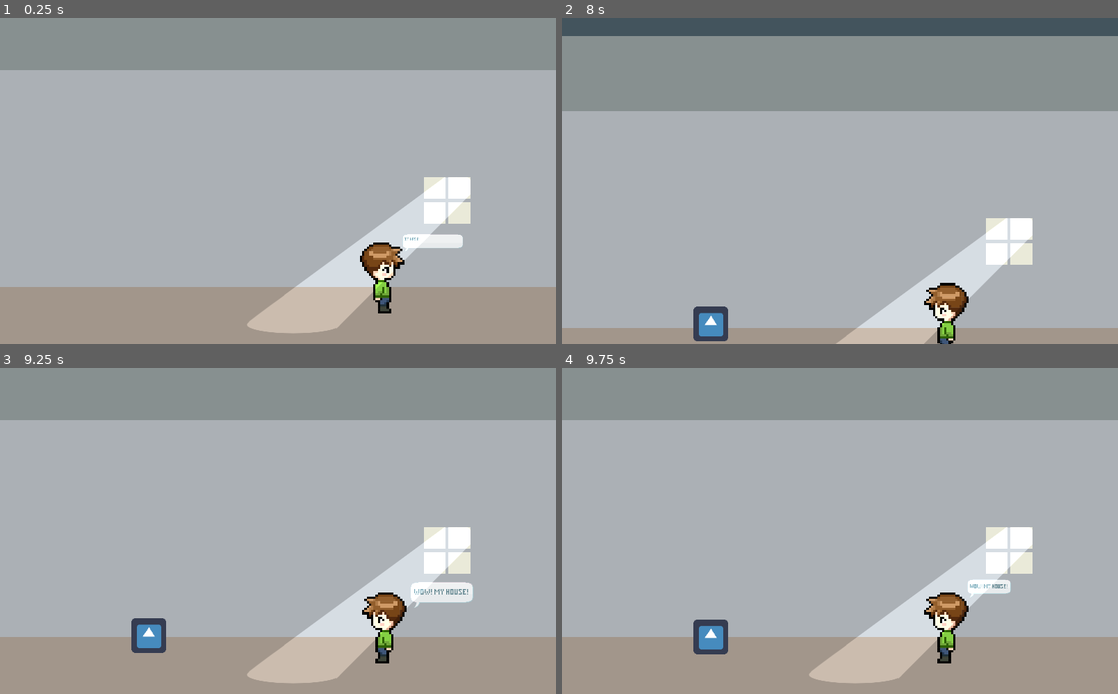
Above: before the commit, frames 1-4 (two rows, left to right).
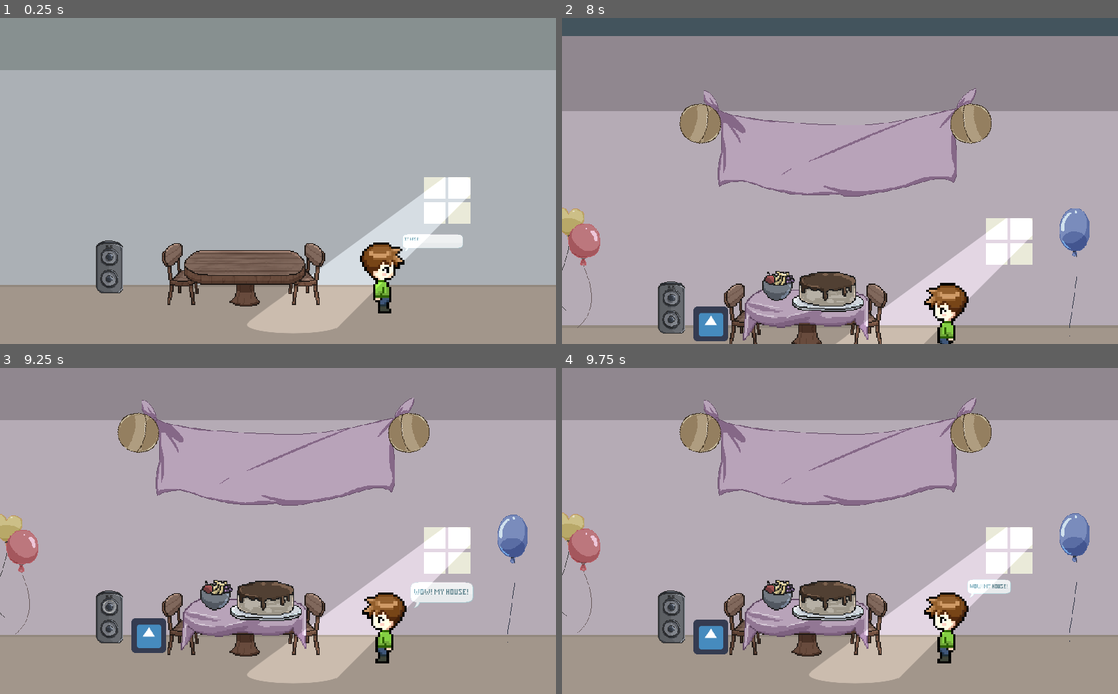
Above: after the commit, the same moments.

Repository: zeskysee/we-missed-party
Game: Godot game, scene res://party_house.tscn
The game is run twice, just before and just after one commit, with the same random seed, the same clock (stepped at 60 frames per second) and the same inputs. The engine's default icon, where the game draws it, is replaced by a stand-in: a white triangle on a blue panel in a dark square.
Inputs:
- Up to frame 1 (0.25 s): no input
- Up to frame 2 (8 s): tap Enter (ui_accept) at 0.5, 3.5, 6.5 s; hold Space (interact) 0.53-1.28 s; hold D (move_right) 0.53-2.03 s; tap W (jump) at 0.77, 1.52, 3.02, 3.77, 4.52, 6.02, 6.77, 7.52 s; tap Space (interact) every 1.5 s from 1.35 to 7.35 s; hold A (move_left) 2.03-2.78 s; hold Space (interact) 2.03-2.78 s; hold D (move_right) 2.78-4.28 s; hold Space (interact) 3.53-4.28 s; hold A (move_left) 4.28-5.03 s; hold D (move_right) 5.03-5.78 s; hold Space (interact) 5.03-5.78 s; hold A (move_left) 5.78-7.28 s; hold Space (interact) 6.53-7.28 s; hold D (move_right) from 7.28 s (still down)
- Up to frame 3 (9.25 s): keep holding D (move_right); hold Space (interact) 8.03-8.78 s; tap Space (interact) at 8.85 s; tap W (jump) at 9.02 s
- Up to frame 4 (9.75 s): release D (move_right) at 9.53 s; hold A (move_left) from 9.53 s (still down); hold Space (interact) from 9.53 s (still down)

The runs differ from the first frame. In frame 1, 4.7% of the frame differs, in the area x 0-100%, y 68-89%; in frame 2, 9.0%, in the area x 0-100%, y 21-100%; in frame 3, 8.9%; in frame 4, 8.9%.

Commit message:
Add party props

Diff:
--- a/party_house.gd
+++ b/party_house.gd
@@ -8,6 +8,15 @@
 onready var first_speech = $FirstSpeech
 onready var second_speech = $SecondSpeech
 onready var third_speech = $ThirdSpeech
+
+# Party props.
+onready var props = $Furniture/PartyProps
+onready var banner_label = $Furniture/PartyProps/Banner/Label
+onready var cake = $Furniture/PartyProps/CakePlate/Cake
+onready var cake_cut = $Furniture/PartyProps/CakePlate/CakeCut
+onready var popper_one = $Furniture/PartyProps/PartyPopper/AnimationPlayer
+onready var popper_two = $Furniture/PartyProps/PartyPopper2/AnimationPlayer
+onready var speaker_player = $Furniture/Speaker/SpeakerPlayer
 
 
 # Monster appears after first speech.
@@ -35,10 +44,21 @@
 
 func _on_house_animation_finished(_anim_name):
 	camera_player.play("pan_camera_back")
+	props.visible = true
+	speaker_player.play("play_music")
+	# TODO: Play music.
 
 
-func set_ending_text(_text):
-	pass
+func pop():
+	popper_one.play("pop")
+	popper_two.play("pop")
+	cake.visible = false
+	cake_cut.visible = true
+	banner_label.visible = true
+
+
+func set_ending_text(text):
+	banner_label.text = text
 
 
 func start_transition():
--- a/party_house.tscn
+++ b/party_house.tscn
@@ -9,6 +9,20 @@
 [ext_resource path="res://sounds/cut.ogg" type="AudioStream" id=7]
 [ext_resource path="res://sounds/coin.ogg" type="AudioStream" id=8]
 [ext_resource path="res://sprites/player_stand.png" type="Texture" id=9]
+[ext_resource path="res://sprites/chair.png" type="Texture" id=10]
+[ext_resource path="res://sprites/table.png" type="Texture" id=11]
+[ext_resource path="res://sprites/table_cloth.png" type="Texture" id=12]
+[ext_resource path="res://sprites/banner.png" type="Texture" id=13]
+[ext_resource path="res://sprites/fruit_bowl.png" type="Texture" id=14]
+[ext_resource path="res://sprites/speaker.png" type="Texture" id=15]
+[ext_resource path="res://sprites/cake.png" type="Texture" id=16]
+[ext_resource path="res://sprites/cake_cut.png" type="Texture" id=17]
+[ext_resource path="res://sprites/cake_plate.png" type="Texture" id=18]
+[ext_resource path="res://fonts/minimal_3x5.ttf" type="DynamicFontData" id=19]
+[ext_resource path="res://sprites/balloon_red.png" type="Texture" id=20]
+[ext_resource path="res://sprites/balloon_blue.png" type="Texture" id=21]
+[ext_resource path="res://sprites/balloon_yellow.png" type="Texture" id=22]
+[ext_resource path="res://party_popper.tscn" type="PackedScene" id=23]
 
 [sub_resource type="Gradient" id=1]
 colors = PoolColorArray( 0.164706, 0.631373, 0.447059, 1, 1, 1, 1, 1 )
@@ -109,6 +123,30 @@
 "transitions": PoolRealArray( 1 ),
 "update": 0,
 "values": [ Vector2( 15, 15 ) ]
+}
+tracks/7/type = "value"
+tracks/7/path = NodePath("../Backwall:color")
+tracks/7/interp = 1
+tracks/7/loop_wrap = true
+tracks/7/imported = false
+tracks/7/enabled = true
+tracks/7/keys = {
+"times": PoolRealArray( 0 ),
+"transitions": PoolRealArray( 1 ),
+"update": 0,
+"values": [ Color( 0.67451, 0.694118, 0.713726, 1 ) ]
+}
+tracks/8/type = "value"
+tracks/8/path = NodePath("../Ceiling:color")
+tracks/8/interp = 1
+tracks/8/loop_wrap = true
+tracks/8/imported = false
+tracks/8/enabled = true
+tracks/8/keys = {
+"times": PoolRealArray( 0 ),
+"transitions": PoolRealArray( 1 ),
+"update": 0,
+"values": [ Color( 0.533333, 0.568627, 0.568627, 1 ) ]
 }
 
 [sub_resource type="Animation" id=7]
@@ -211,6 +249,141 @@
 } ],
 "times": PoolRealArray( 0 )
 }
+tracks/8/type = "value"
+tracks/8/path = NodePath("../Backwall:color")
+tracks/8/interp = 1
+tracks/8/loop_wrap = true
+tracks/8/imported = false
+tracks/8/enabled = true
+tracks/8/keys = {
+"times": PoolRealArray( 0, 0.1 ),
+"transitions": PoolRealArray( 1, 1 ),
+"update": 0,
+"values": [ Color( 0.67451, 0.694118, 0.713726, 1 ), Color( 0.713419, 0.67451, 0.713726, 1 ) ]
+}
+tracks/9/type = "value"
+tracks/9/path = NodePath("../Ceiling:color")
+tracks/9/interp = 1
+tracks/9/loop_wrap = true
+tracks/9/imported = false
+tracks/9/enabled = true
+tracks/9/keys = {
+"times": PoolRealArray( 0, 0.1 ),
+"transitions": PoolRealArray( 1, 1 ),
+"update": 0,
+"values": [ Color( 0.533333, 0.568627, 0.568627, 1 ), Color( 0.568627, 0.533333, 0.564706, 1 ) ]
+}
+
+[sub_resource type="Animation" id=13]
+length = 0.001
+tracks/0/type = "value"
+tracks/0/path = NodePath("RingWhite:scale")
+tracks/0/interp = 1
+tracks/0/loop_wrap = true
+tracks/0/imported = false
+tracks/0/enabled = true
+tracks/0/keys = {
+"times": PoolRealArray( 0 ),
+"transitions": PoolRealArray( 1 ),
+"update": 0,
+"values": [ Vector2( 1e-05, 1e-05 ) ]
+}
+tracks/1/type = "value"
+tracks/1/path = NodePath("RingWhite:modulate")
+tracks/1/interp = 1
+tracks/1/loop_wrap = true
+tracks/1/imported = false
+tracks/1/enabled = true
+tracks/1/keys = {
+"times": PoolRealArray( 0 ),
+"transitions": PoolRealArray( 1 ),
+"update": 0,
+"values": [ Color( 1, 1, 1, 0 ) ]
+}
+
+[sub_resource type="Animation" id=14]
+resource_name = "play_music"
+length = 0.8
+loop = true
+step = 0.05
+tracks/0/type = "value"
+tracks/0/path = NodePath("RingWhite:scale")
+tracks/0/interp = 1
+tracks/0/loop_wrap = true
+tracks/0/imported = false
+tracks/0/enabled = true
+tracks/0/keys = {
+"times": PoolRealArray( 0, 0.3 ),
+"transitions": PoolRealArray( 1, 1 ),
+"update": 0,
+"values": [ Vector2( 1e-05, 1e-05 ), Vector2( 2, 2 ) ]
+}
+tracks/1/type = "value"
+tracks/1/path = NodePath("RingWhite:modulate")
+tracks/1/interp = 1
+tracks/1/loop_wrap = true
+tracks/1/imported = false
+tracks/1/enabled = true
+tracks/1/keys = {
+"times": PoolRealArray( 0, 0.15, 0.3 ),
+"transitions": PoolRealArray( 1, 1, 1 ),
+"update": 0,
+"values": [ Color( 1, 1, 1, 0 ), Color( 1, 1, 1, 1 ), Color( 1, 1, 1, 0 ) ]
+}
+
+[sub_resource type="DynamicFont" id=12]
+size = 48
+outline_size = 5
+outline_color = Color( 0.556863, 0.372549, 0.658824, 1 )
+font_data = ExtResource( 19 )
+
+[sub_resource type="Animation" id=15]
+length = 0.001
+tracks/0/type = "bezier"
+tracks/0/path = NodePath(".:position:x")
+tracks/0/interp = 1
+tracks/0/loop_wrap = true
+tracks/0/imported = false
+tracks/0/enabled = true
+tracks/0/keys = {
+"points": PoolRealArray( 0, -0.25, 0, 0.25, 0 ),
+"times": PoolRealArray( 0 )
+}
+tracks/1/type = "bezier"
+tracks/1/path = NodePath(".:position:y")
+tracks/1/interp = 1
+tracks/1/loop_wrap = true
+tracks/1/imported = false
+tracks/1/enabled = true
+tracks/1/keys = {
+"points": PoolRealArray( 0, -0.25, 0, 0.25, 0 ),
+"times": PoolRealArray( 0 )
+}
+
+[sub_resource type="Animation" id=16]
+resource_name = "hover"
+length = 4.0
+loop = true
+tracks/0/type = "bezier"
+tracks/0/path = NodePath(".:position:x")
+tracks/0/interp = 1
+tracks/0/loop_wrap = true
+tracks/0/imported = false
+tracks/0/enabled = true
+tracks/0/keys = {
+"points": PoolRealArray( 0, -0.25, 0, 0.25, 0, 0, -0.25, 0, 0.25, 0, 0, -0.25, 0, 0.25, 0 ),
+"times": PoolRealArray( 0, 2, 4 )
+}
+tracks/1/type = "bezier"
+tracks/1/path = NodePath(".:position:y")
+tracks/1/interp = 1
+tracks/1/loop_wrap = true
+tracks/1/imported = false
+tracks/1/enabled = true
+tracks/1/keys = {
+"points": PoolRealArray( 0, -0.25, 0, 0.25, 0, -8, -0.25, 0, 0.25, 0, 0, -0.25, 0, 0.25, 0 ),
+"times": PoolRealArray( 0, 2, 4 )
+}
 
 [sub_resource type="Animation" id=10]
 length = 0.001
@@ -539,6 +712,23 @@
 "_edit_use_anchors_": false
 }
 
+[node name="Floor2" type="ColorRect" parent="."]
+anchor_left = 0.5
+anchor_top = 0.5
+anchor_right = 0.5
+anchor_bottom = 0.5
+margin_left = -52.0
+margin_top = 491.0
+margin_right = 1078.0
+margin_bottom = 633.0
+grow_horizontal = 2
+grow_vertical = 2
+rect_pivot_offset = Vector2( 565, 69 )
+color = Color( 0.572549, 0.533333, 0.494118, 1 )
+__meta__ = {
+"_edit_use_anchors_": false
+}
+
 [node name="Floor" type="ColorRect" parent="."]
 anchor_left = 0.5
 anchor_top = 0.5
@@ -622,6 +812,113 @@
 texture = ExtResource( 2 )
 energy = 0.5
 
+[node name="Furniture" type="Node2D" parent="."]
+
+[node name="Speaker" type="Sprite" parent="Furniture"]
+position = Vector2( 202, 458 )
+texture = ExtResource( 15 )
+
+[node name="SpeakerPlayer" type="AnimationPlayer" parent="Furniture/Speaker"]
+anims/RESET = SubResource( 13 )
+anims/play_music = SubResource( 14 )
+
+[node name="RingWhite" type="Sprite" parent="Furniture/Speaker"]
+modulate = Color( 1, 1, 1, 0 )
+position = Vector2( 0, -19 )
+scale = Vector2( 1e-05, 1e-05 )
+texture = ExtResource( 5 )
+
+[node name="Chair" type="Sprite" parent="Furniture"]
+position = Vector2( 565, 471 )
+scale = Vector2( 2, 2 )
+texture = ExtResource( 10 )
+
+[node name="Chair2" type="Sprite" parent="Furniture"]
+position = Vector2( 332, 471 )
+scale = Vector2( -2, 2 )
+texture = ExtResource( 10 )
+
+[node name="Table" type="Sprite" parent="Furniture"]
+position = Vector2( 451, 479 )
+scale = Vector2( 2, 2 )
+texture = ExtResource( 11 )
+
+[node name="PartyProps" type="Node2D" parent="Furniture"]
+visible = false
+
+[node name="Banner" type="Sprite" parent="Furniture/PartyProps"]
+position = Vector2( 512, 154 )
+texture = ExtResource( 13 )
+
+[node name="Label" type="Label" parent="Furniture/PartyProps/Banner"]
+visible = false
+margin_left = -175.0
+margin_top = -31.0
+margin_right = 175.0
+margin_bottom = 95.0
+grow_horizontal = 2
+grow_vertical = 2
+custom_colors/font_color = Color( 0.937255, 0.858824, 0.0588235, 1 )
+custom_fonts/font = SubResource( 12 )
+text = "Wholesome
+Party"
+align = 1
+valign = 1
+__meta__ = {
+"_edit_use_anchors_": false
+}
+
+[node name="TableCloth" type="Sprite" parent="Furniture/PartyProps"]
+position = Vector2( 449, 472 )
+scale = Vector2( 2, 2 )
+texture = ExtResource( 12 )
+
+[node name="CakePlate" type="Sprite" parent="Furniture/PartyProps"]
+position = Vector2( 490, 448 )
+scale = Vector2( 2, 2 )
+texture = ExtResource( 18 )
+
+[node name="Cake" type="Sprite" parent="Furniture/PartyProps/CakePlate"]
+position = Vector2( -0.5, -12 )
+texture = ExtResource( 16 )
+
+[node name="CakeCut" type="Sprite" parent="Furniture/PartyProps/CakePlate"]
+visible = false
+position = Vector2( -0.5, -12 )
+texture = ExtResource( 17 )
+
+[node name="FruitBowl" type="Sprite" parent="Furniture/PartyProps"]
+position = Vector2( 399, 418 )
+scale = Vector2( 2, 2 )
+texture = ExtResource( 14 )
+
+[node name="Balloons" type="Node2D" parent="Furniture/PartyProps"]
+
+[node name="BalloonYellow" type="Sprite" parent="Furniture/PartyProps/Balloons"]
+position = Vector2( 13, 369 )
+texture = ExtResource( 22 )
+
+[node name="BalloonRed" type="Sprite" parent="Furniture/PartyProps/Balloons"]
+position = Vector2( 41, 399 )
+texture = ExtResource( 20 )
+
+[node name="BalloonBlue" type="Sprite" parent="Furniture/PartyProps/Balloons"]
+position = Vector2( 944, 393 )
+texture = ExtResource( 21 )
+
+[node name="AnimationPlayer" type="AnimationPlayer" parent="Furniture/PartyProps/Balloons"]
+autoplay = "hover"
+anims/RESET = SubResource( 15 )
+anims/hover = SubResource( 16 )
+
+[node name="PartyPopper" parent="Furniture/PartyProps" instance=ExtResource( 23 )]
+position = Vector2( 267, 88 )
+
+[node name="PartyPopper2" parent="Furniture/PartyProps" instance=ExtResource( 23 )]
+position = Vector2( 741, 88 )
+rotation = 3.14159
+scale = Vector2( 1, -1 )
+
 [node name="PlayerSprite" type="Sprite" parent="."]
 position = Vector2( 706, 468 )
 scale = Vector2( 0.1, 0.1 )
--- /dev/null
+++ b/party_popper.tscn
@@ -0,0 +1,348 @@
+[gd_scene load_steps=11 format=2]
+
+[ext_resource path="res://sprites/ribbon_red.png" type="Texture" id=1]
+[ext_resource path="res://sprites/ribbon_yellow.png" type="Texture" id=2]
+[ext_resource path="res://sprites/ribbon_blue.png" type="Texture" id=3]
+[ext_resource path="res://sprites/party_popper.png" type="Texture" id=4]
+
+[sub_resource type="RectangleShape2D" id=2]
+extents = Vector2( 3, 36 )
+
+[sub_resource type="RectangleShape2D" id=3]
+extents = Vector2( 2.5, 31.5 )
+
+[sub_resource type="CircleShape2D" id=1]
+radius = 35.8469
+
+[sub_resource type="Animation" id=4]
+length = 0.001
+tracks/0/type = "value"
+tracks/0/path = NodePath("Capsule/PartyPopper:rotation_degrees")
+tracks/0/interp = 1
+tracks/0/loop_wrap = true
+tracks/0/imported = false
+tracks/0/enabled = true
+tracks/0/keys = {
+"times": PoolRealArray( 0 ),
+"transitions": PoolRealArray( 1 ),
+"update": 0,
+"values": [ -50.263 ]
+}
+tracks/1/type = "value"
+tracks/1/path = NodePath("Capsule/PartyPopper2:rotation_degrees")
+tracks/1/interp = 1
+tracks/1/loop_wrap = true
+tracks/1/imported = false
+tracks/1/enabled = true
+tracks/1/keys = {
+"times": PoolRealArray( 0 ),
+"transitions": PoolRealArray( 1 ),
+"update": 0,
+"values": [ 129.597 ]
+}
+tracks/2/type = "value"
+tracks/2/path = NodePath("RibbonBlue:visible")
+tracks/2/interp = 1
+tracks/2/loop_wrap = true
+tracks/2/imported = false
+tracks/2/enabled = true
+tracks/2/keys = {
+"times": PoolRealArray( 0 ),
+"transitions": PoolRealArray( 1 ),
+"update": 0,
+"values": [ false ]
+}
+tracks/3/type = "value"
+tracks/3/path = NodePath("RibbonRed:visible")
+tracks/3/interp = 1
+tracks/3/loop_wrap = true
+tracks/3/imported = false
+tracks/3/enabled = true
+tracks/3/keys = {
+"times": PoolRealArray( 0 ),
+"transitions": PoolRealArray( 1 ),
+"update": 0,
+"values": [ false ]
+}
+tracks/4/type = "value"
+tracks/4/path = NodePath("RibbonYellow:visible")
+tracks/4/interp = 1
+tracks/4/loop_wrap = true
+tracks/4/imported = false
+tracks/4/enabled = true
+tracks/4/keys = {
+"times": PoolRealArray( 0 ),
+"transitions": PoolRealArray( 1 ),
+"update": 0,
+"values": [ false ]
+}
+tracks/5/type = "value"
+tracks/5/path = NodePath("RibbonBlue:mode")
+tracks/5/interp = 1
+tracks/5/loop_wrap = true
+tracks/5/imported = false
+tracks/5/enabled = true
+tracks/5/keys = {
+"times": PoolRealArray( 0 ),
+"transitions": PoolRealArray( 1 ),
+"update": 0,
+"values": [ 1 ]
+}
+tracks/6/type = "value"
+tracks/6/path = NodePath("RibbonRed:mode")
+tracks/6/interp = 1
+tracks/6/loop_wrap = true
+tracks/6/imported = false
+tracks/6/enabled = true
+tracks/6/keys = {
+"times": PoolRealArray( 0 ),
+"transitions": PoolRealArray( 1 ),
+"update": 0,
+"values": [ 1 ]
+}
+tracks/7/type = "value"
+tracks/7/path = NodePath("RibbonYellow:mode")
+tracks/7/interp = 1
+tracks/7/loop_wrap = true
+tracks/7/imported = false
+tracks/7/enabled = true
+tracks/7/keys = {
+"times": PoolRealArray( 0 ),
+"transitions": PoolRealArray( 1 ),
+"update": 0,
+"values": [ 1 ]
+}
+tracks/8/type = "value"
+tracks/8/path = NodePath("Particles2D:emitting")
+tracks/8/interp = 1
+tracks/8/loop_wrap = true
+tracks/8/imported = false
+tracks/8/enabled = true
+tracks/8/keys = {
+"times": PoolRealArray( 0 ),
+"transitions": PoolRealArray( 1 ),
+"update": 0,
+"values": [ false ]
+}
+
+[sub_resource type="Animation" id=5]
+resource_name = "pop"
+step = 0.05
+tracks/0/type = "value"
+tracks/0/path = NodePath("Capsule/PartyPopper:rotation_degrees")
+tracks/0/interp = 1
+tracks/0/loop_wrap = true
+tracks/0/imported = false
+tracks/0/enabled = true
+tracks/0/keys = {
+"times": PoolRealArray( 0, 0.2, 0.25, 0.35 ),
+"transitions": PoolRealArray( 1, 1, 1, 1 ),
+"update": 0,
+"values": [ -50.263, -27.134, -22.079, -27.134 ]
+}
+tracks/1/type = "value"
+tracks/1/path = NodePath("Capsule/PartyPopper2:rotation_degrees")
+tracks/1/interp = 1
+tracks/1/loop_wrap = true
+tracks/1/imported = false
+tracks/1/enabled = true
+tracks/1/keys = {
+"times": PoolRealArray( 0, 0.2, 0.25, 0.35 ),
+"transitions": PoolRealArray( 1, 1, 1, 1 ),
+"update": 0,
+"values": [ 129.597, 34.0318, 27.7908, 34.0318 ]
+}
+tracks/2/type = "value"
+tracks/2/path = NodePath("RibbonBlue:visible")
+tracks/2/interp = 1
+tracks/2/loop_wrap = true
+tracks/2/imported = false
+tracks/2/enabled = true
+tracks/2/keys = {
+"times": PoolRealArray( 0 ),
+"transitions": PoolRealArray( 1 ),
+"update": 1,
+"values": [ true ]
+}
+tracks/3/type = "value"
+tracks/3/path = NodePath("RibbonRed:visible")
+tracks/3/interp = 1
+tracks/3/loop_wrap = true
+tracks/3/imported = false
+tracks/3/enabled = true
+tracks/3/keys = {
+"times": PoolRealArray( 0 ),
+"transitions": PoolRealArray( 1 ),
+"update": 1,
+"values": [ true ]
+}
+tracks/4/type = "value"
+tracks/4/path = NodePath("RibbonYellow:visible")
+tracks/4/interp = 1
+tracks/4/loop_wrap = true
+tracks/4/imported = false
+tracks/4/enabled = true
+tracks/4/keys = {
+"times": PoolRealArray( 0 ),
+"transitions": PoolRealArray( 1 ),
+"update": 1,
+"values": [ true ]
+}
+tracks/5/type = "value"
+tracks/5/path = NodePath("RibbonBlue:mode")
+tracks/5/interp = 1
+tracks/5/loop_wrap = true
+tracks/5/imported = false
+tracks/5/enabled = true
+tracks/5/keys = {
+"times": PoolRealArray( 0 ),
+"transitions": PoolRealArray( 1 ),
+"update": 1,
+"values": [ 0 ]
+}
+tracks/6/type = "value"
+tracks/6/path = NodePath("RibbonRed:mode")
+tracks/6/interp = 1
+tracks/6/loop_wrap = true
+tracks/6/imported = false
+tracks/6/enabled = true
+tracks/6/keys = {
+"times": PoolRealArray( 0 ),
+"transitions": PoolRealArray( 1 ),
+"update": 1,
+"values": [ 0 ]
+}
+tracks/7/type = "value"
+tracks/7/path = NodePath("RibbonYellow:mode")
+tracks/7/interp = 1
+tracks/7/loop_wrap = true
+tracks/7/imported = false
+tracks/7/enabled = true
+tracks/7/keys = {
+"times": PoolRealArray( 0 ),
+"transitions": PoolRealArray( 1 ),
+"update": 1,
+"values": [ 0 ]
+}
+tracks/8/type = "value"
+tracks/8/path = NodePath("Particles2D:emitting")
+tracks/8/interp = 1
+tracks/8/loop_wrap = true
+tracks/8/imported = false
+tracks/8/enabled = true
+tracks/8/keys = {
+"times": PoolRealArray( 0 ),
+"transitions": PoolRealArray( 1 ),
+"update": 1,
+"values": [ true ]
+}
+
+[sub_resource type="ParticlesMaterial" id=6]
+flag_disable_z = true
+direction = Vector3( 0.3, 0.7, 0 )
+gravity = Vector3( 0, 98, 0 )
+initial_velocity = 120.0
+orbit_velocity = 0.0
+orbit_velocity_random = 0.0
+scale = 2.0
+scale_random = 0.5
+hue_variation = 1.0
+hue_variation_random = 1.0
+
+[node name="PartyPopper" type="Node2D"]
+__meta__ = {
+"_editor_description_": "popipa"
+}
+
+[node name="RibbonBlue" type="RigidBody2D" parent="."]
+visible = false
+position = Vector2( 5, 2 )
+rotation = -2.20056
+scale = Vector2( 1, 1 )
+mode = 1
+gravity_scale = 10.0
+
+[node name="Sprite" type="Sprite" parent="RibbonBlue"]
+position = Vector2( 0, 31.5 )
+texture = ExtResource( 3 )
+
+[node name="CollisionShape2D" type="CollisionShape2D" parent="RibbonBlue"]
+position = Vector2( -1, 30.5 )
+shape = SubResource( 2 )
+
+[node name="RibbonRed" type="RigidBody2D" parent="."]
+visible = false
+position = Vector2( 1, 1 )
+rotation = -2.58728
+mode = 1
+gravity_scale = 10.0
+
+[node name="Sprite" type="Sprite" parent="RibbonRed"]
+position = Vector2( -2, 30 )
+texture = ExtResource( 1 )
+
+[node name="CollisionShape2D" type="CollisionShape2D" parent="RibbonRed"]
+position = Vector2( -1, 29 )
+shape = SubResource( 2 )
+
+[node name="RibbonYellow" type="RigidBody2D" parent="."]
+visible = false
+position = Vector2( 0, 1 )
+rotation = -1.35057
+mode = 1
+gravity_scale = 10.0
+
+[node name="Sprite" type="Sprite" parent="RibbonYellow"]
+position = Vector2( 2.5, 25.5 )
+texture = ExtResource( 2 )
+
+[node name="CollisionShape2D" type="CollisionShape2D" parent="RibbonYellow"]
+position = Vector2( 1, 25.5 )
+shape = SubResource( 3 )
+
+[node name="Capsule" type="StaticBody2D" parent="."]
+rotation = -0.46309
+collision_layer = 0
+collision_mask = 0
+
+[node name="PartyPopper2" type="Sprite" parent="Capsule"]
+position = Vector2( -1.20311, -2.23722 )
+rotation = 2.26189
+texture = ExtResource( 4 )
+offset = Vector2( 34.3324, -9.9745 )
+
+[node name="PartyPopper" type="Sprite" parent="Capsule"]
+position = Vector2( -0.457321, -2.98384 )
+rotation = -0.877254
+texture = ExtResource( 4 )
+offset = Vector2( -35.201, -14.8767 )
+
+[node name="CollisionShape2D" type="CollisionShape2D" parent="Capsule"]
+position = Vector2( -24.5843, 22.3744 )
+shape = SubResource( 1 )
+
+[node name="PinJoint2D" type="PinJoint2D" parent="."]
+node_a = NodePath("../Capsule")
+node_b = NodePath("../RibbonBlue")
+softness = 5.0
+
+[node name="PinJoint2D2" type="PinJoint2D" parent="."]
+node_a = NodePath("../Capsule")
+node_b = NodePath("../RibbonRed")
+softness = 5.0
+
+[node name="PinJoint2D3" type="PinJoint2D" parent="."]
+node_a = NodePath("../Capsule")
+node_b = NodePath("../RibbonYellow")
+softness = 5.0
+
+[node name="AnimationPlayer" type="AnimationPlayer" parent="."]
+anims/RESET = SubResource( 4 )
+anims/pop = SubResource( 5 )
+
+[node name="Particles2D" type="Particles2D" parent="."]
+emitting = false
+amount = 50
+one_shot = true
+explosiveness = 0.7
+process_material = SubResource( 6 )
Not shown: 1 places in party_house.tscn that only renumber resources
Binary file added: sprites/balloon_blue.png
Not shown, added: sprites/balloon_blue.png.import
Binary file added: sprites/balloon_red.png
Not shown, added: sprites/balloon_red.png.import
Binary file added: sprites/balloon_yellow.png
Not shown, added: sprites/balloon_yellow.png.import
Binary file added: sprites/banner.png
Not shown, added: sprites/banner.png.import
Binary file added: sprites/cake.png
Not shown, added: sprites/cake.png.import
Binary file added: sprites/cake_cut.png
(and 21 more such lines)
